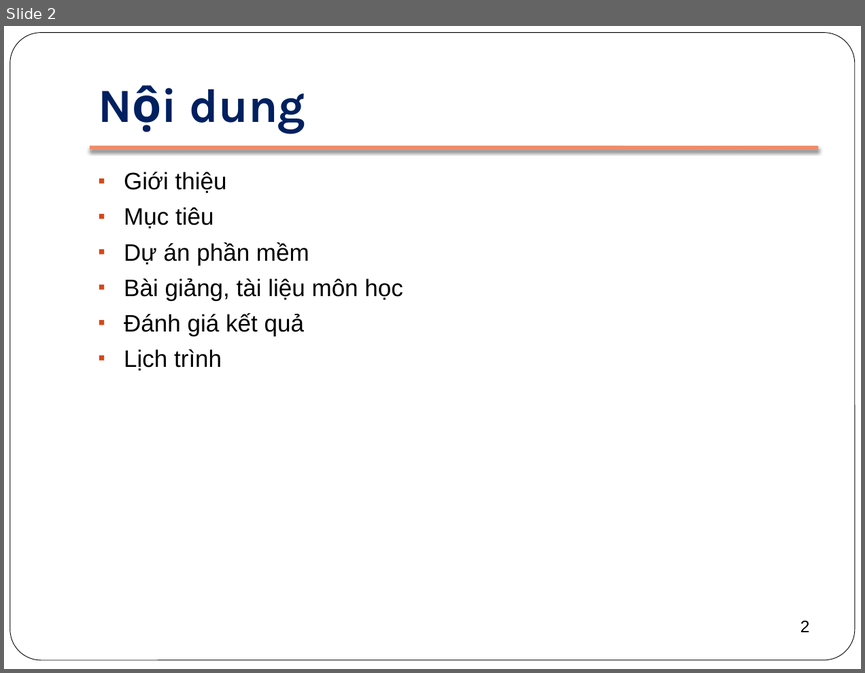
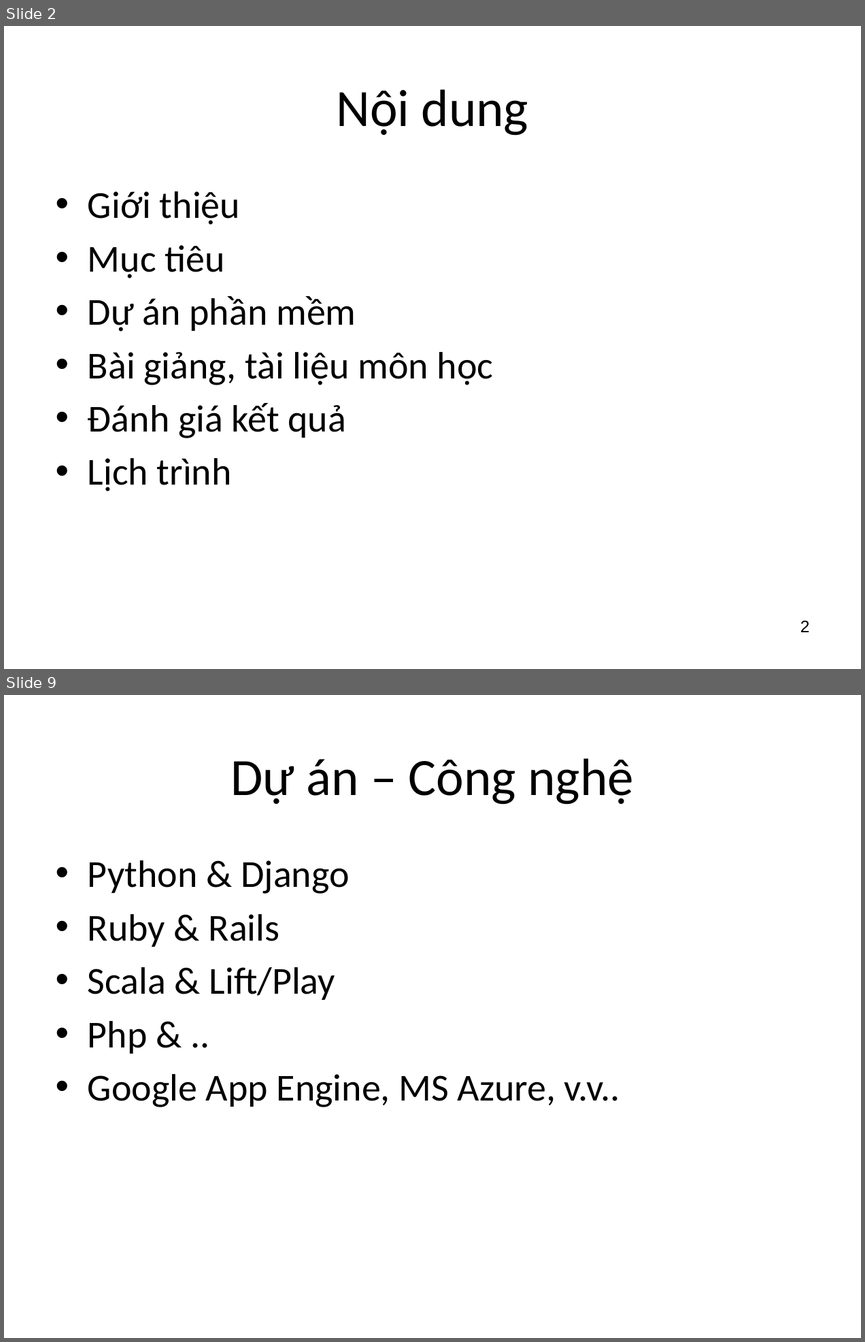
Before and after one commit to BachPhiLong/SE2013, a slide deck: 00-Course Info.pptx. Shown one above the other, each under a label of ours: slide 2 before the commit, slides 2 and 9 after it; the slides between them are not shown. The pictures are 865x673 and 865x1342 pixels, drawn with LibreOffice and Linux fonts; fonts in the diff are those of the drawing. Boxes give left, top, right and bottom in pixels: in the first picture for what was removed or moved away, otherwise in the second. Text is boxed around its words. In the diff, an @@ line names an element or a change of style, - is before the commit and + after.

```diff
--- a/00-Course Info.pptx
+++ b/00-Course Info.pptx
@@ slide 9 added at bbox=[4, 695, 861, 1338], background #FFFFFF @@
@@ title added at bbox=[230, 758, 633, 804], 44 pt, text #000000 @@
+Dự án – Công nghệ
@@ text added at bbox=[88, 860, 620, 1107], 32 pt, text #000000 @@
+• Python & Django
+• Ruby & Rails
+• Scala & Lift/Play
+• Php & ..
+• Google App Engine, MS Azure, v.v..
@@ slide 2 changed as well @@
@@ rounded rectangle removed at bbox=[10, 33, 855, 660] @@
@@ title "Nội dung": place and size @@
-title "Nội dung" at bbox=[189, 89, 305, 133]
+title "Nội dung" at bbox=[336, 89, 528, 135]
@@ title "Nội dung" at bbox=[336, 89, 528, 135]: size 40 to 44 pt, font Karla to Calibri, text colour #002060 to #000000, bold off; alignment left to centre; vertical alignment bottom to middle @@
@@ line removed from (90, 148) to (818, 148) @@
@@ text "Giới thiệu": place and size @@
-text "Giới thiệu" at bbox=[124, 172, 402, 371]
+text "Giới thiệu" at bbox=[88, 191, 494, 491]
@@ text "Giới thiệu" at bbox=[88, 191, 494, 491]: size 20 to 32 pt, font Arial to Calibri; bullet ▪ to • @@
```
Also in this commit, not shown: 8 other slides changed, 5 other slides added, 3 slides removed.
